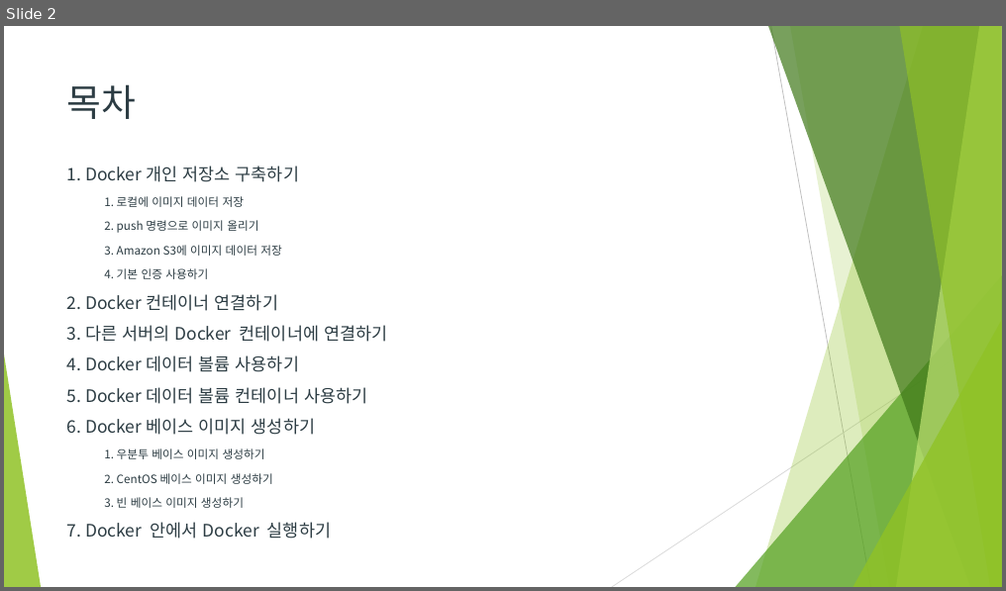
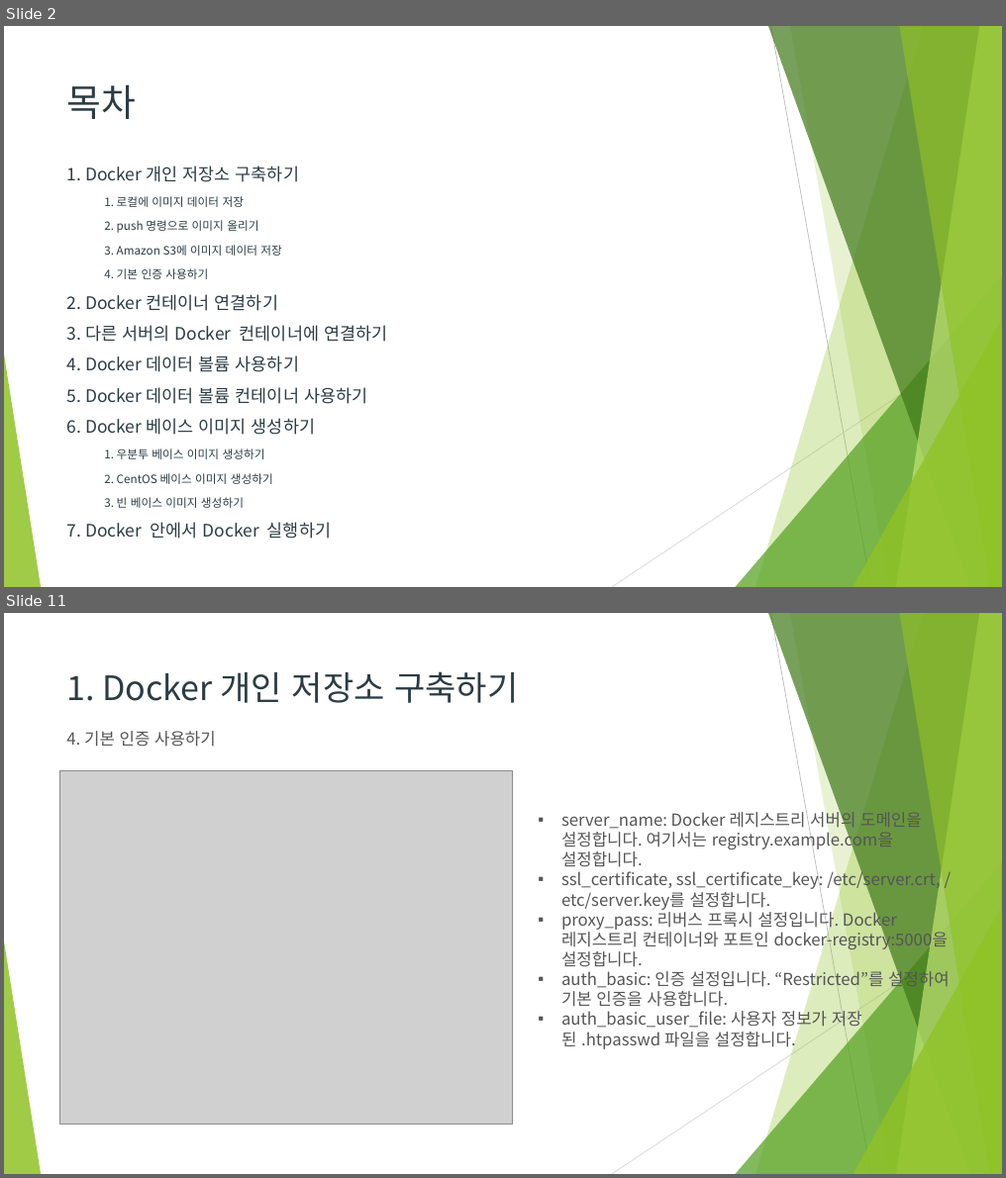
Before and after one commit to Heechul90/Docker, a slide deck: study/06. Docker 좀더 활용하기/Docker 좀더 활용하기.pptx. Shown one above the other, each under a label of ours: slide 2 before the commit, slides 2 and 11 after it; the slides between them are not shown. The pictures are 1006x591 and 1006x1178 pixels, drawn with LibreOffice and Linux fonts; fonts in the diff are those of the drawing; grey boxes stand for pictures; background and template pictures are left out. Boxes give left, top, right and bottom in pixels: in the first picture for what was removed or moved away, otherwise in the second. Text is boxed around its words. In the diff, an @@ line names an element or a change of style, - is before the commit and + after.

Commit message:
docker

```diff
--- a/study/06. Docker 좀더 활용하기/Docker 좀더 활용하기.pptx
+++ b/study/06. Docker 좀더 활용하기/Docker 좀더 활용하기.pptx
@@ slide 11 added at [4,613,1002,1174], background #FFFFFF; not listed: 10 template elements that a slide beside it also shows @@
@@ title added at [67,671,518,703], 32.4 pt, text #2C3C43 @@
+1. Docker 개인 저장소 구축하기
@@ text added at [66,731,216,747], 16 pt, text #555555 @@
+4. 기본 인증 사용하기
@@ picture added at [59,771,512,1124] @@
@@ text added at [561,809,949,1050], 16 pt, text #555555 @@
+▪ server_name: Docker 레지스트리 서버의 도메인을 설정합니다. 여기서는 registry.example.com을 설정합니다.
+▪ ssl_certificate, ssl_certificate_key: /etc/server.crt, /etc/server.key를 설정합니다.
+▪ proxy_pass: 리버스 프록시 설정입니다. Docker 레지스트리 컨테이너와 포트인 docker-registry:5000을 설정합니다.
+▪ auth_basic: 인증 설정입니다. “Restricted”를 설정하여 기본 인증을 사용합니다.
+▪ auth_basic_user_file: 사용자 정보가 저장된 .htpasswd 파일을 설정합니다.
```
Also in this commit, not shown: 8 slides changed, 27 other slides added, 2 other files.
